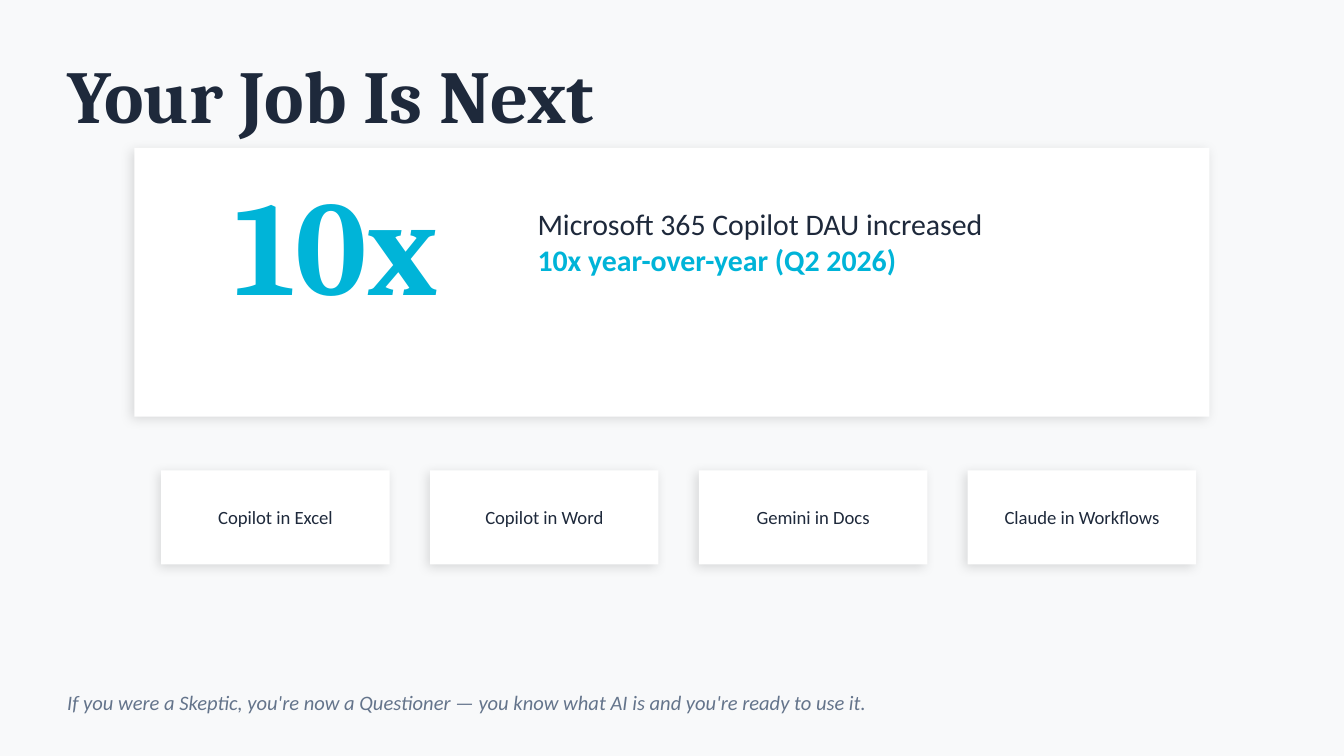
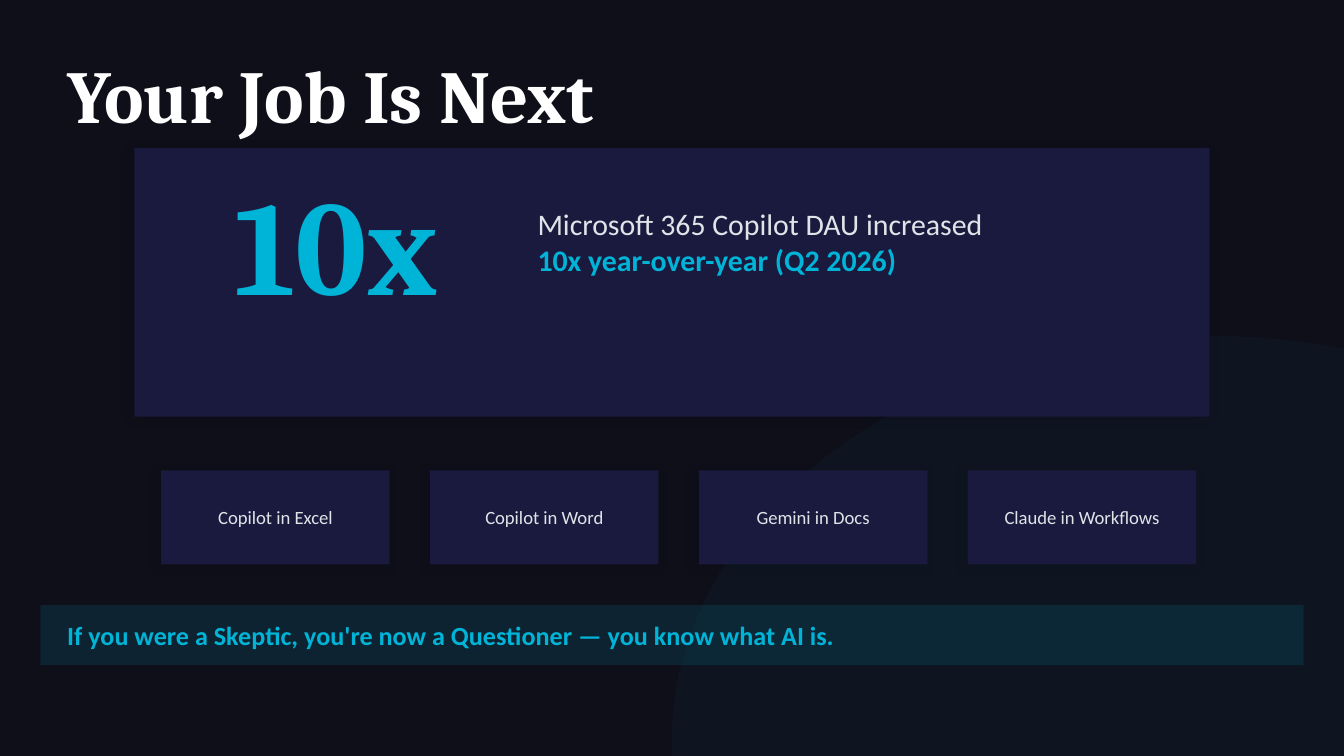
Before and after one commit to michaelengland/ai-best-practices, a slide deck: slide 14 of Getting-Agents-to-Give-Up-Their-Secrets.pptx (slide 13 before the commit). Drawn at 1344x756 pixels with LibreOffice and Linux fonts; fonts in the diff are those of the drawing. Boxes give left, top, right and bottom in pixels: in the first picture for what was removed or moved away, otherwise in the second. Text is boxed around its words. In the diff, an @@ line names an element or a change of style, - is before the commit and + after.

```diff
--- a/Getting-Agents-to-Give-Up-Their-Secrets.pptx
+++ b/Getting-Agents-to-Give-Up-Their-Secrets.pptx
@@ background #F8F9FA to #0F0F1A @@
@@ text "Your Job Is Next" at bbox=[67, 71, 594, 139]: text colour #1E293B to #FFFFFF @@
@@ text at bbox=[538, 214, 982, 240]: text colour #1E293B to #E0E4E8 in "Microsoft 365 Copilot DAU increased" @@
@@ ellipse added at bbox=[672, 336, 1344, 756], fill #00B4D8 at 4% opacity @@
@@ text colour #1E293B to #E0E4E8 in 4 elements at bbox=[218, 511, 333, 527], bbox=[485, 511, 604, 527], bbox=[757, 511, 869, 524], bbox=[1005, 511, 1160, 524] @@
@@ fill #FFFFFF to #1A1A3E in 5 elements at bbox=[134, 148, 1210, 417], bbox=[161, 470, 390, 564], bbox=[430, 470, 659, 564], bbox=[699, 470, 927, 564], bbox=[968, 470, 1196, 564] @@
@@ rectangle added at bbox=[40, 605, 1304, 665], fill #00B4D8 at 12% opacity @@
@@ text at bbox=[67, 626, 834, 649]: text changed; size 11 to 14 pt; text colour #64748B to #00B4D8; bold on; italic off @@
-If you were a Skeptic, you're now a Questioner — you know what AI is and you're ready to use it.
+If you were a Skeptic, you're now a Questioner — you know what AI is.
```
Also in this commit, not shown: 16 other slides changed, 2 slides added, 1 other file.
